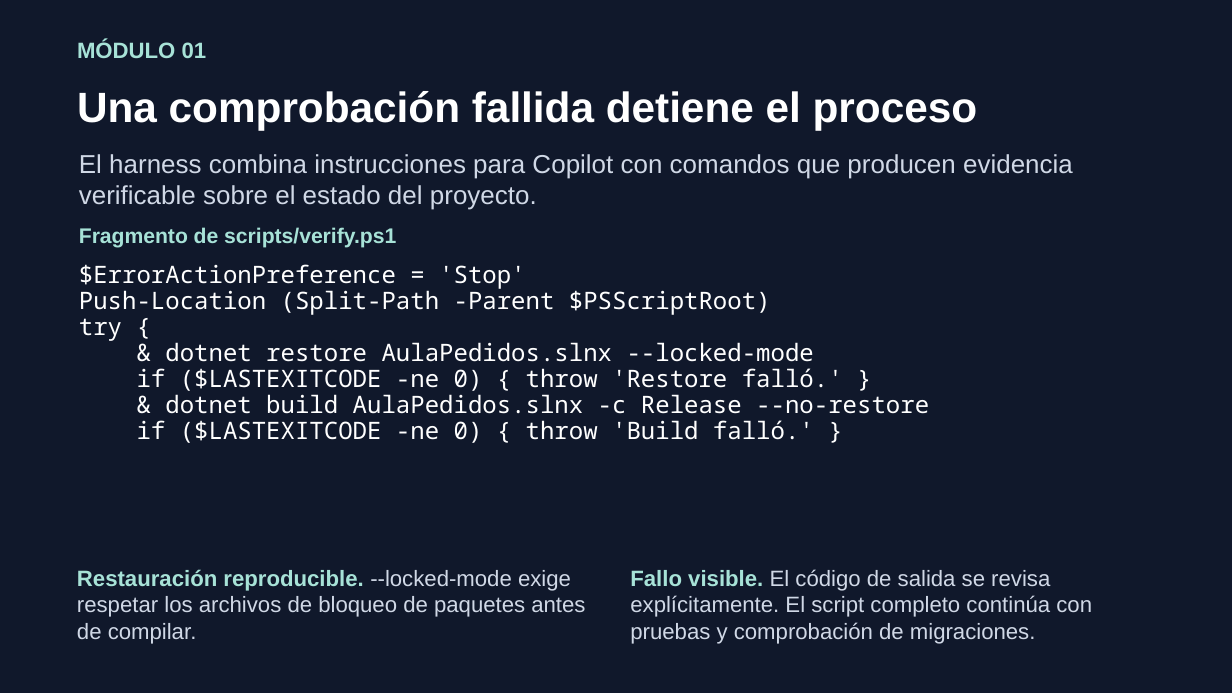
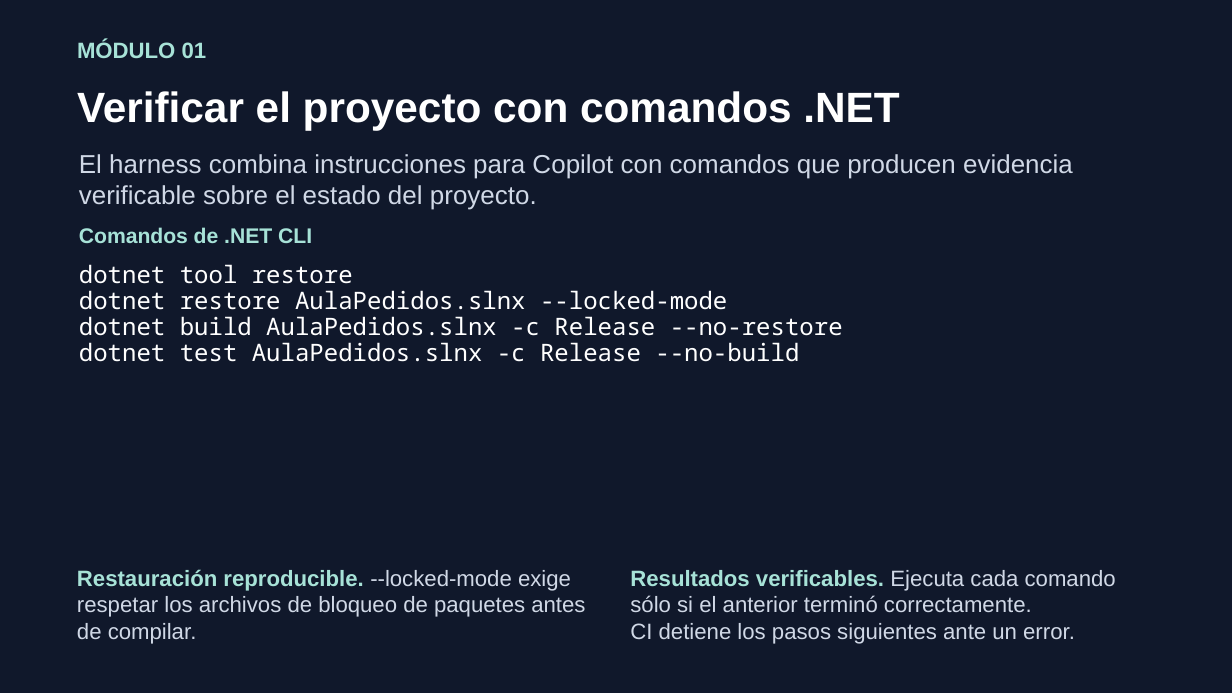
Before and after one commit to ychavez/CursoNETIA, a slide deck: slide 9 of instructor/clases/00-presentacion-alumnos.pptx. Drawn at 1232x693 pixels with LibreOffice and Linux fonts; fonts in the diff are those of the drawing. Boxes give left, top, right and bottom in pixels: in the first picture for what was removed or moved away, otherwise in the second. Text is boxed around its words. In the diff, an @@ line names an element or a change of style, - is before the commit and + after.

Commit message:
Replace PowerShell course scripts with C# tooling

```diff
--- a/instructor/clases/00-presentacion-alumnos.pptx
+++ b/instructor/clases/00-presentacion-alumnos.pptx
@@ text at (x1=77, y1=91, x2=899, y2=130): text changed @@
-Una comprobación fallida detiene el proceso
+Verificar el proyecto con comandos .NET
@@ text at (x1=79, y1=227, x2=312, y2=243): text changed @@
-Fragmento de scripts/verify.ps1
+Comandos de .NET CLI
@@ text at (x1=79, y1=264, x2=353, y2=284): text changed @@
-$ErrorActionPreference = 'Stop'
+dotnet tool restore
@@ text at (x1=79, y1=290, x2=727, y2=310): text changed @@
-Push-Location (Split-Path -Parent $PSScriptRoot)
+dotnet restore AulaPedidos.slnx --locked-mode
@@ text at (x1=79, y1=316, x2=843, y2=336): text changed @@
-& dotnet build AulaPedidos.slnx -c Release --no-restore
+dotnet build AulaPedidos.slnx -c Release --no-restore
@@ text removed at (x1=79, y1=318, x2=122, y2=341) @@
-try {
@@ text at (x1=79, y1=342, x2=799, y2=362): text changed @@
-& dotnet restore AulaPedidos.slnx --locked-mode
+dotnet test AulaPedidos.slnx -c Release --no-build
@@ text removed at (x1=137, y1=368, x2=843, y2=391) @@
-if ($LASTEXITCODE -ne 0) { throw 'Restore falló.' }
@@ text removed at (x1=137, y1=420, x2=814, y2=443) @@
-if ($LASTEXITCODE -ne 0) { throw 'Build falló.' }
@@ text at (x1=630, y1=570, x2=1116, y2=644): text changed @@
-Fallo visible. El código de salida se revisa
-explícitamente. El script completo continúa con
-pruebas y comprobación de migraciones.
+Resultados verificables. Ejecuta cada comando
+sólo si el anterior terminó correctamente.
+CI detiene los pasos siguientes ante un error.
```
Also in this commit, not shown: 49 other files.
